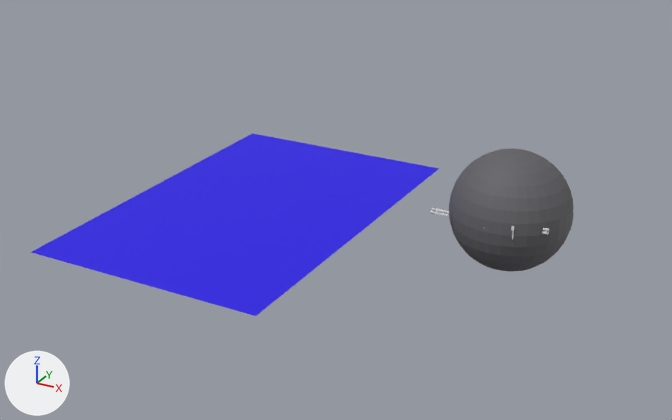
A saved change to the FBX model TechDemo/TechDemo/Models/The Scene.fbx.
One viewpoint serves both versions: a 50 mm lens placed at (39.1, -125.9, 56.6), pointed at (-23.5, -11.9, -0.4). Lighting does not change. The marker at lower left points along +X, +Y and +Z. Where no turn or scale is listed for an object, it has been applied to the vertices.

The first picture shows 'SkyObject', 'Water_object_L_Lib.004'.
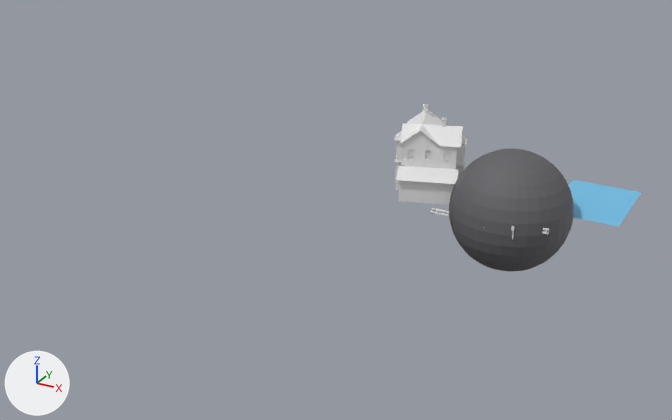
Location of each change, [x1, y1, x2, y2] in pixels of the pictures (672 x 420 px):
'Water_object_L_Lib.004', deleted
    before: [31, 133, 439, 316]
'OldHouse', added
    after: [394, 104, 468, 205]
'WaterV2_object', moved, rescaled (not visible before)
    after: [568, 180, 641, 227]

Patch to the scene script:
```diff
--- a/TechDemo/TechDemo/Models/The Scene.fbx.py
+++ b/TechDemo/TechDemo/Models/The Scene.fbx.py
@@ mat_main @@
+mat_main = principled_material('Main')
+mat_main.base_color = (0.8, 0.8, 0.8)  # white #e7e7e7
+mat_main.roughness = 0.69
@@ me_plane_061 @@
+me_plane_061.from_pydata(...)  # 6661 vertices, 11202 faces; spans x -6.1..7.1, y -9.5..7.8, z -5.8..6.1
+me_plane_061.materials.append(mat_main)  # its picture is missing
@@ ob_water_object_l_lib_004 @@
-ob_water_object_l_lib_004 = bpy.data.objects.new('Water_object_L_Lib.004', me_water_mesh)
-ob_water_object_l_lib_004.location = (-39.8, -10.1, -3.7)
@@ ob_waterv2_object @@
 ob_waterv2_object = bpy.data.objects.new('WaterV2_object', me_plane_001)
-ob_waterv2_object.location = (0.0, 8.0, 0.0)
-ob_waterv2_object.scale = (5.0, 5.0, 1.0)
+ob_waterv2_object.location = (10.1, 10.1, -0.3)
+ob_waterv2_object.scale = (5.5, 7.5, 1.0)
@@ ob_oldhouse @@
+ob_oldhouse = bpy.data.objects.new('OldHouse', me_plane_061)
+ob_oldhouse.location = (-14.9, 3.8, 5.8)
```
